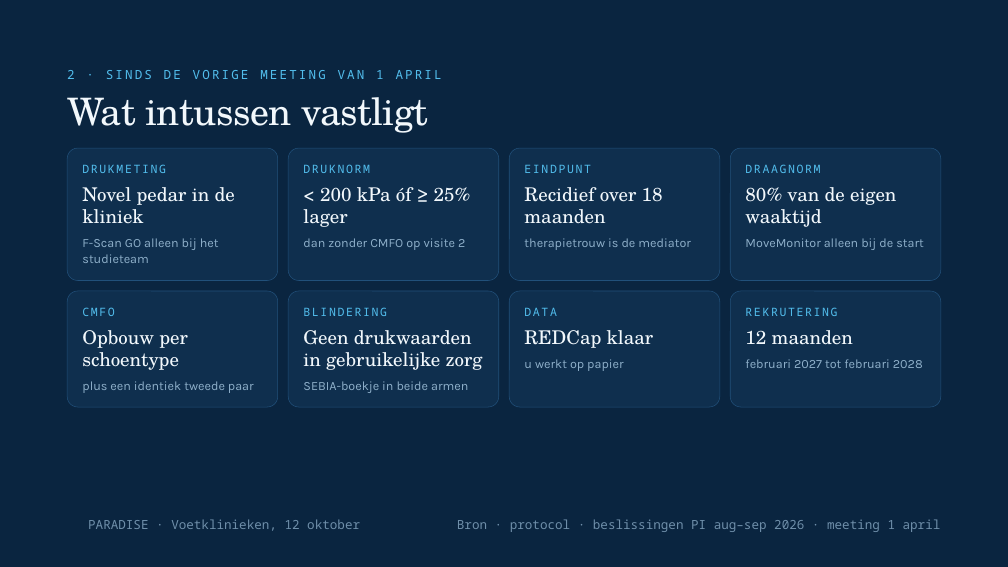
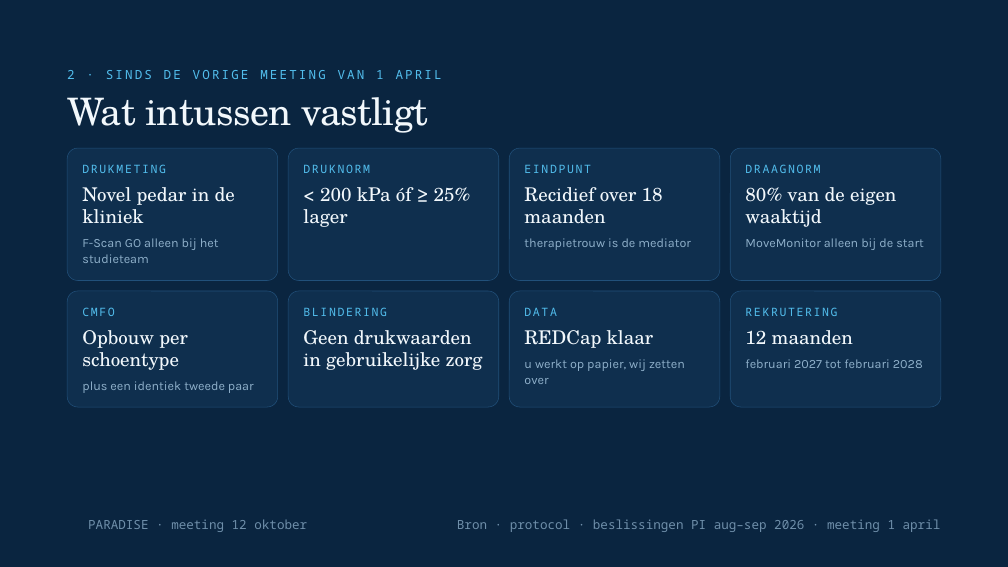
Before and after one commit to Dellfs/paradise-project, a slide deck: slide 7 of PARADISE_presentatie/webdecks/PARADISE_voetklinieken_12okt.pptx. Drawn at 1008x567 pixels with LibreOffice and Linux fonts; fonts in the diff are those of the drawing; background and template pictures are left out. Boxes give left, top, right and bottom in pixels: in the first picture for what was removed or moved away, otherwise in the second. Text is boxed around its words. In the diff, an @@ line names an element or a change of style, - is before the commit and + after.

```diff
--- a/PARADISE_presentatie/webdecks/PARADISE_voetklinieken_12okt.pptx
+++ b/PARADISE_presentatie/webdecks/PARADISE_voetklinieken_12okt.pptx
@@ text removed at <box>303,238,465,250</box> @@
-dan zonder CMFO op visite 2
@@ text at <box>524,359,685,384</box>: text changed @@
-u werkt op papier
+u werkt op papier, wij zetten over
@@ text removed at <box>303,381,468,393</box> @@
-SEBIA-boekje in beide armen
@@ text at <box>88,519,307,532</box>: text changed @@
-PARADISE · Voetklinieken, 12 oktober
+PARADISE · meeting 12 oktober
```
Also in this commit, not shown: 26 other slides changed.
